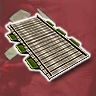
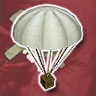
Layers edited between the first and the second (96, 96) image:
hid "Pontoon Raft" over (7, 15, 89, 80)
added layer "Partisan Drop" above "Partisan Shack" over (13, 6, 82, 90)
